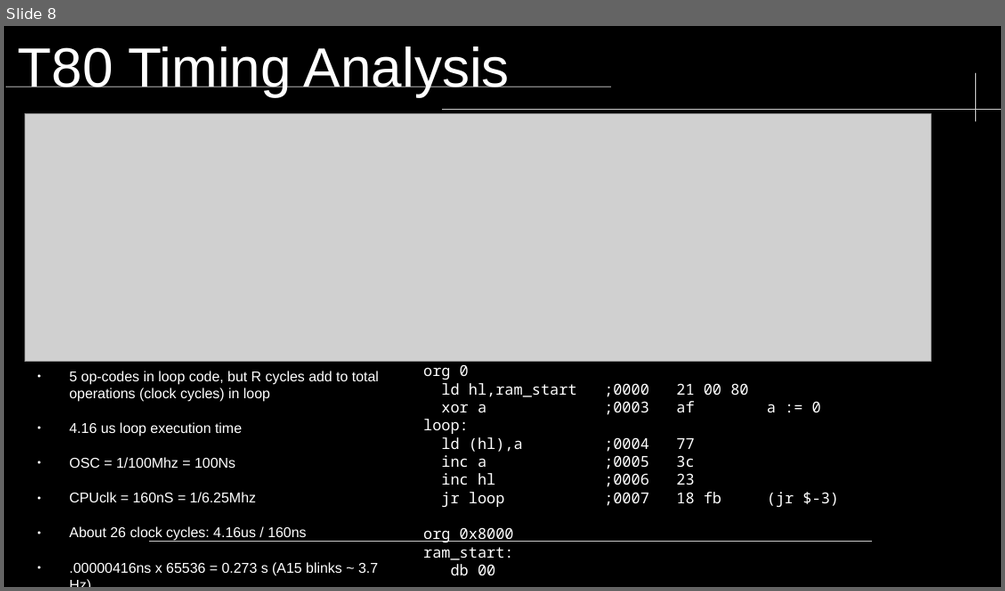
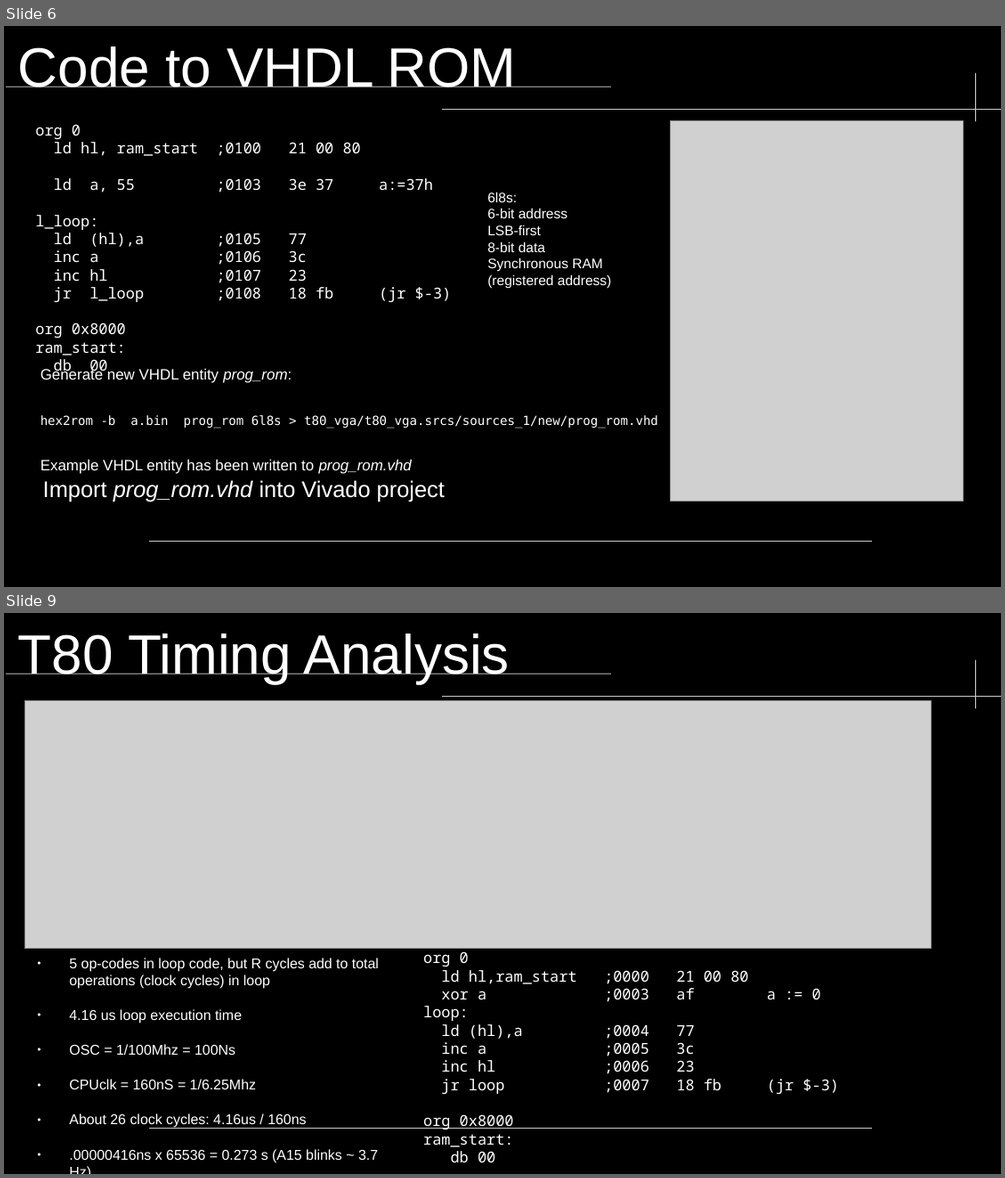
Before and after one commit to neiderm/retro_comp_fpga, a slide deck: docs/soc_t80_cpu_sim.odp. Shown one above the other, each under a label of ours: slide 8 before the commit, slides 6 and 9 after it; the slides between them are not shown. The pictures are 1005x591 and 1005x1178 pixels, drawn with LibreOffice and Linux fonts; fonts in the diff are those of the drawing; grey boxes stand for pictures; background and template pictures are left out. Boxes give left, top, right and bottom in pixels: in the first picture for what was removed or moved away, otherwise in the second. Text is boxed around its words. In the diff, an @@ line names an element or a change of style, - is before the commit and + after.

```diff
--- a/docs/soc_t80_cpu_sim.odp
+++ b/docs/soc_t80_cpu_sim.odp
@@ slide 6 added at (x1=4, y1=26, x2=1001, y2=587), background #000000; not listed: 4 template elements that a slide beside it also shows @@
@@ title added at (x1=18, y1=46, x2=517, y2=87), 44 pt, text #FFFFFF @@
+Code to VHDL ROM
@@ text added at (x1=35, y1=124, x2=452, y2=376), 12 pt, text #FFFFFF @@
+org 0
+ld hl, ram_start ;0100 21 00 80
+ld a, 55 ;0103 3e 37 a:=37h
+l_loop:
+ld (hl),a ;0105 77
+inc a ;0106 3c
+inc hl ;0107 23
+jr l_loop ;0108 18 fb (jr $-3)
+org 0x8000
+ram_start:
+db 00
@@ picture added at (x1=671, y1=121, x2=963, y2=501) @@
@@ text added at (x1=487, y1=192, x2=612, y2=288), 11 pt, text #FFFFFF @@
+6l8s:
+6-bit address
+LSB-first
+8-bit data
+Synchronous RAM (registered address)
@@ text added at (x1=40, y1=367, x2=658, y2=474), 12 pt, text #FFFFFF @@
+Generate new VHDL entity prog_rom:
+hex2rom -b a.bin prog_rom 6l8s > t80_vga/t80_vga.srcs/sources_1/new/prog_rom.vhd
+Example VHDL entity has been written to prog_rom.vhd
@@ text added at (x1=43, y1=480, x2=445, y2=501), 18 pt, text #FFFFFF @@
+Import prog_rom.vhd into Vivado project
@@ what was slide 8 is now slide 9 @@
```
Also in this commit, not shown: 2 slides changed, 2 other slides added, 3 slides removed.
